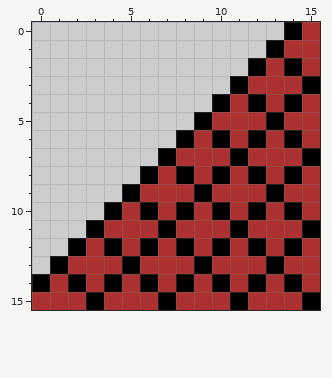
File history of a pixel-art file, Assets/Image/TileSet/Village/ToitGauche.aseprite. Above: the version before the commit.
16x16 pixels, 1 frame.
The same view after the edit:
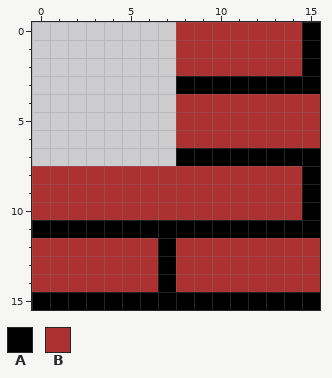
Palette (. is transparent): A #000000  B #ac3232
From old to new:
Changed rows in their new state; - is an unchanged pixel.
first column x 0:
 0 --------BBBBBBBA
 1 --------BBBBBB-A
 2 --------BBBBB-BA
 3 --------AAA-AAA-
 4 --------BBB-B-B-
 5 --------BB---B--
 6 --------B-B-B-B-
 7 -------.AAA-AAA-
 8 BBBBBBB-B-B-B-BA
 9 BBBBBB---B---B-A
10 BBBBB-B-B-B-B-BA
11 AAA-AAA-AAA-AAA-
12 BBB-B-BAB-B-B-B-
13 BB---B-A-B---B--
14 B-B-B-BAB-B-B-B-
15 AAA-AAA-AAA-AAA-
